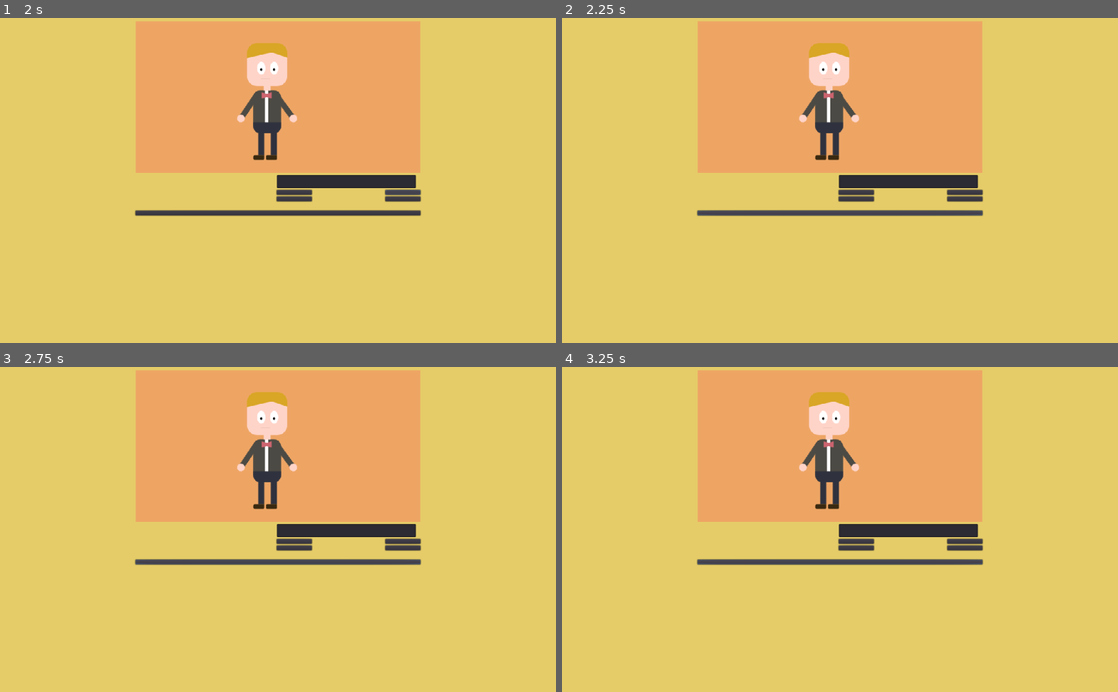
Above: before the commit, frames 1-4 (two rows, left to right).
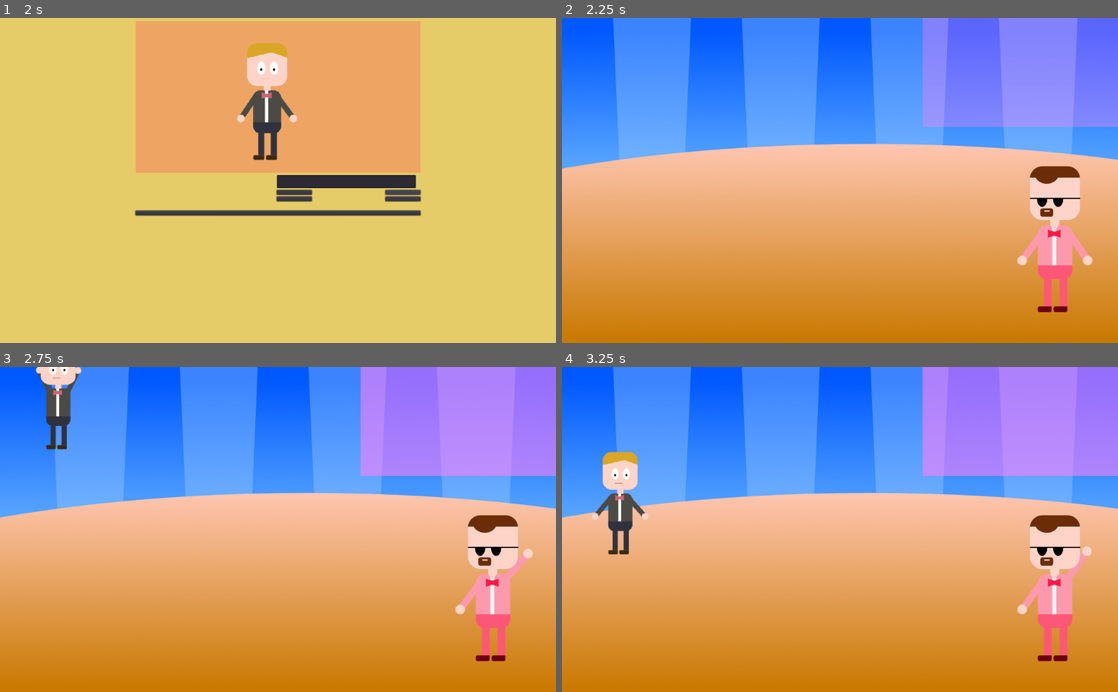
Above: after the commit, the same moments.

Repository: dalton5000/No-Second-Chances
Game: Godot game, scene res://scenes/Game.tscn
Two runs of this game, one before a commit and one after it. Both use one fixed random seed, a clock stepped at 60 frames per second and the inputs below.
Inputs (mouse positions are in pixels of both pictures, inside the frame that each line leads up to):
- Up to frame 1 (2 s): click "<" at 0.5 s; click ">" at 1.25 s
- Up to frame 2 (2.25 s): click "Start!" at 2 s
- Up to frame 3 (2.75 s): no input
- Up to frame 4 (3.25 s): click (840, 562) at 2.75 s, where only the run before the commit has a clickable "Start!"

Frame 1 is identical in both runs. In frame 2, 100% of the frame differs, in the area x 0-100%, y 0-100%; in frame 3, 100%; in frame 4, 100%.

Commit message:
work

Diff:
--- a/assets/theme.tres
+++ b/assets/theme.tres
@@ -5,7 +5,7 @@
 [sub_resource type="DynamicFont" id=1]
 size = 28
 outline_size = 2
-outline_color = Color( 0, 0.32549, 0.517647, 1 )
+outline_color = Color( 0.0235294, 0.0313726, 0.25098, 1 )
 use_mipmaps = true
 use_filter = true
 font_data = ExtResource( 1 )
--- /dev/null
+++ b/autoload/data.gd
@@ -0,0 +1,34 @@
+extends Node
+
+
+var questions = [
+	"Which Character did not appear in Super Mario Kart?",
+	"Which Character did not appear in Super Mario Kart?",
+	"Which Character did not appear in Super Mario Kart?",
+
+	"Which Character did not appear in Super Mario Kart?",
+	"Which Character did not appear in Super Mario Kart?",
+	"Which Character did not appear in Super Mario Kart?",
+
+	"Which Character did not appear in Super Mario Kart?",
+	"Which Character did not appear in Super Mario Kart?",
+	"Which Character did not appear in Super Mario Kart?",
+
+	"Which Character did not appear in Super Mario Kart?",
+]
+
+var answers = [
+	["Peach", "Toad", "Daisy", "Koopa Troopa",2],
+	["Peach", "Toad", "Daisy", "Koopa Troopa",2],
+	["Peach", "Toad", "Daisy", "Koopa Troopa",2],
+
+	["Peach", "Toad", "Daisy", "Koopa Troopa",2],
+	["Peach", "Toad", "Daisy", "Koopa Troopa",2],
+	["Peach", "Toad", "Daisy", "Koopa Troopa",2],
+
+	["Peach", "Toad", "Daisy", "Koopa Troopa",2],
+	["Peach", "Toad", "Daisy", "Koopa Troopa",2],
+	["Peach", "Toad", "Daisy", "Koopa Troopa",2],
+
+	["Peach", "Toad", "Daisy", "Koopa Troopa",2],
+]
--- a/scenes/Game.gd
+++ b/scenes/Game.gd
@@ -1,11 +1,85 @@
 extends Node2D
 
+signal speech_complete
+
+var current_question = 0
+
+onready var actors = $GameLayer/Stage/Actors.get_children()
+onready var speech_label = $GameLayer/HUD/SpeechPanel/Label
+onready var speech_tween = $GameLayer/HUD/SpeechPanel/Tween
+onready var speech_timer  = $GameLayer/HUD/SpeechPanel/SpeechTimer
+
 func _ready():
-	spawn_actors()
+	speech_label.text = ""
+	$GameLayer/Stage.hide()
+	$GameLayer/HUD.hide()
+	$CreatorLayer/CharacterCreator.show()
+	$GameLayer/HUD/SpeechPanel.modulate = Color.transparent
 
 func spawn_actors():
 	for actor in $GameLayer/Stage/Actors.get_children():
 		actor.get_node("Body").position.y = -1000
-	for actor in $GameLayer/Stage/Actors.get_children():
-		actor.fall()
+		actor.show_name(true)
+
+	$GameLayer/Stage/Actors.get_children()[0].fall()
+
+
+func _on_CharacterCreator_finished():
+	actors[0].read_from_string(	$CreatorLayer/CharacterCreator.create_character_string())
+	$CreatorLayer/CharacterCreator.hide()
+	spawn_actors()
+	$GameLayer/Stage.show()
+	$GameLayer/HUD.show()
+	say("Hello and Welcome to\n\"No Second Chances\"!",5.0)
+	$GameLayer/Stage/Showmaster.get_node("BaseAnimations").play("Wave")
+	yield(self,"speech_complete")
+	actors[0].get_node("BaseAnimations").play("Wave")
+	say("The quizshow without mercy!\nLet's see who will be your opponents",4.0)
+	yield(self,"speech_complete")
+	for actor in [1,2,3]:
+		actors[actor].fall()
 		yield(get_tree().create_timer(1.0), "timeout")
+	say("Welcome Dings, Bums und Otto!")
+	yield(self,"speech_complete")
+	for actor in [1,2,3]:
+		actors[actor].get_node("BaseAnimations").play("Wave")
+	say("Here are the Rules:")
+	yield(self,"speech_complete")
+	say("Let's go!")
+	$GameLayer/HUD/QuestionAnim.play("SlideIn")
+	yield($GameLayer/HUD/QuestionAnim,"animation_finished")
+	$GameLayer/HUD/QuestionAnim.play("ShowQuestion")
+
+
+
+
+
+func say(text, wait_time = 3.0):
+	speech_label.text = ""
+	speech_timer.wait_time =  wait_time
+	speech_label.percent_visible = 0.0
+	$GameLayer/HUD/SpeechPanel/HideTimer.stop()
+
+	if $GameLayer/HUD/SpeechPanel.modulate != Color.white:
+		speech_tween.interpolate_property($GameLayer/HUD/SpeechPanel, "modulate", $GameLayer/HUD/SpeechPanel.modulate,Color.white, 0.3,Tween.TRANS_LINEAR,Tween.EASE_IN)
+
+#	if speech_label.percent_visible > 0.0:
+#		speech_tween.interpolate_property(speech_label,"percent_visible", 1.0, 0.0,0.3,Tween.TRANS_LINEAR,Tween.EASE_IN)
+	speech_tween.start()
+	yield(speech_tween,"tween_all_completed")
+	speech_label.text= text
+	speech_tween.interpolate_property(speech_label,"percent_visible", 0.0, 1.0,0.5,Tween.TRANS_LINEAR,Tween.EASE_IN)
+	speech_tween.start()
+	yield(speech_tween,"tween_all_completed")
+	speech_timer.start()
+
+
+func _on_SpeechTimer_timeout():
+	$GameLayer/HUD/SpeechPanel/HideTimer.start()
+	emit_signal("speech_complete")
+
+func _on_HideTimer_timeout():
+	if $GameLayer/HUD/SpeechPanel.modulate != Color.transparent:
+		speech_tween.interpolate_property($GameLayer/HUD/SpeechPanel, "modulate", $GameLayer/HUD/SpeechPanel.modulate,Color.transparent, 0.3,Tween.TRANS_LINEAR,Tween.EASE_IN)
+		speech_tween.start()
+#		yield(speech_tween,"tween_all_completed")
--- a/scenes/Game.tscn
+++ b/scenes/Game.tscn
@@ -1,13 +1,138 @@
-[gd_scene load_steps=7 format=2]
+[gd_scene load_steps=12 format=2]
 
 [ext_resource path="res://scenes/Game.gd" type="Script" id=1]
 [ext_resource path="res://scenes/actor/Actor.tscn" type="PackedScene" id=2]
 [ext_resource path="res://scenes/hud/CharacterCreator.gd" type="Script" id=3]
 [ext_resource path="res://assets/theme.tres" type="Theme" id=4]
 [ext_resource path="res://scenes/actor/Showmaster.tscn" type="PackedScene" id=5]
+[ext_resource path="res://assets/stage/stage.png" type="Texture" id=6]
 
 [sub_resource type="StyleBoxFlat" id=1]
 bg_color = Color( 1, 0.352941, 0.352941, 0.341176 )
+
+[sub_resource type="StyleBoxFlat" id=2]
+content_margin_left = 10.0
+content_margin_right = 10.0
+content_margin_top = 10.0
+content_margin_bottom = 10.0
+bg_color = Color( 1, 0.498039, 0.980392, 0.584314 )
+
+[sub_resource type="Animation" id=3]
+resource_name = "Fall"
+step = 0.05
+tracks/0/type = "value"
+tracks/0/path = NodePath("QuestionPanel:rect_rotation")
+tracks/0/interp = 2
+tracks/0/loop_wrap = true
+tracks/0/imported = false
+tracks/0/enabled = true
+tracks/0/keys = {
+"times": PoolRealArray( 0, 0.2 ),
+"transitions": PoolRealArray( 1, 1 ),
+"update": 0,
+"values": [ 0.0, 9.4 ]
+}
+tracks/1/type = "value"
+tracks/1/path = NodePath("QuestionPanel:rect_position")
+tracks/1/interp = 2
+tracks/1/loop_wrap = true
+tracks/1/imported = false
+tracks/1/enabled = true
+tracks/1/keys = {
+"times": PoolRealArray( 0.3, 0.55 ),
+"transitions": PoolRealArray( 1, 1 ),
+"update": 0,
+"values": [ Vector2( 30, 382 ), Vector2( 30, 700 ) ]
+}
+tracks/2/type = "value"
+tracks/2/path = NodePath("QuestionPanel:modulate")
+tracks/2/interp = 1
+tracks/2/loop_wrap = true
+tracks/2/imported = false
+tracks/2/enabled = true
+tracks/2/keys = {
+"times": PoolRealArray( 0, 0.25 ),
+"transitions": PoolRealArray( 1, 1 ),
+"update": 0,
+"values": [ Color( 1, 1, 1, 1 ), Color( 1, 0.0156863, 0.0156863, 1 ) ]
+}
+
+[sub_resource type="Animation" id=4]
+resource_name = "ShowQuestion"
+length = 2.0
+tracks/0/type = "bezier"
+tracks/0/path = NodePath("QuestionPanel/VBoxContainer/Label:percent_visible")
+tracks/0/interp = 1
+tracks/0/loop_wrap = true
+tracks/0/imported = false
+tracks/0/enabled = true
+tracks/0/keys = {
+"points": PoolRealArray( 0, -0.25, 0, 0.25, 0, 1, -0.25, 0, 0.25, 0 ),
+"times": PoolRealArray( 0, 0.3 )
+}
+tracks/1/type = "value"
+tracks/1/path = NodePath("QuestionPanel/VBoxContainer/HBoxContainer/Button:modulate")
+tracks/1/interp = 1
+tracks/1/loop_wrap = true
+tracks/1/imported = false
+tracks/1/enabled = true
+tracks/1/keys = {
+"times": PoolRealArray( 0.3, 0.5 ),
+"transitions": PoolRealArray( 1, 1 ),
+"update": 0,
+"values": [ Color( 1, 1, 1, 0 ), Color( 1, 1, 1, 1 ) ]
+}
+tracks/2/type = "value"
+tracks/2/path = NodePath("QuestionPanel/VBoxContainer/HBoxContainer/Button2:modulate")
+tracks/2/interp = 1
+tracks/2/loop_wrap = true
+tracks/2/imported = false
+tracks/2/enabled = true
+tracks/2/keys = {
+"times": PoolRealArray( 0.5, 0.7 ),
+"transitions": PoolRealArray( 1, 1 ),
+"update": 0,
+"values": [ Color( 1, 1, 1, 0 ), Color( 1, 1, 1, 1 ) ]
+}
+tracks/3/type = "value"
+tracks/3/path = NodePath("QuestionPanel/VBoxContainer/HBoxContainer2/Button:modulate")
+tracks/3/interp = 1
+tracks/3/loop_wrap = true
+tracks/3/imported = false
+tracks/3/enabled = true
+tracks/3/keys = {
+"times": PoolRealArray( 0.7, 0.9 ),
+"transitions": PoolRealArray( 1, 1 ),
+"update": 0,
+"values": [ Color( 1, 1, 1, 0 ), Color( 1, 1, 1, 1 ) ]
+}
+tracks/4/type = "value"
+tracks/4/path = NodePath("QuestionPanel/VBoxContainer/HBoxContainer2/Button2:modulate")
+tracks/4/interp = 1
+tracks/4/loop_wrap = true
+tracks/4/imported = false
+tracks/4/enabled = true
+tracks/4/keys = {
+"times": PoolRealArray( 0.9, 1.1 ),
+"transitions": PoolRealArray( 1, 1 ),
+"update": 0,
+"values": [ Color( 1, 1, 1, 0 ), Color( 1, 1, 1, 1 ) ]
+}
+
+[sub_resource type="Animation" id=5]
+resource_name = "SlideIn"
+tracks/0/type = "value"
+tracks/0/path = NodePath("QuestionPanel:rect_position")
+tracks/0/interp = 1
+tracks/0/loop_wrap = true
+tracks/0/imported = false
+tracks/0/enabled = true
+tracks/0/keys = {
+"times": PoolRealArray( 0, 0.3, 0.4 ),
+"transitions": PoolRealArray( 1, 1, 1 ),
+"update": 0,
+"values": [ Vector2( -800, 382 ), Vector2( 100, 382 ), Vector2( 30, 382 ) ]
+}
 
 [node name="Game" type="Node2D"]
 script = ExtResource( 1 )
@@ -86,6 +211,7 @@
 margin_bottom = 53.0
 rect_min_size = Vector2( 256, 24 )
 text = "Anonymous"
+max_length = 10
 
 [node name="HeadRow" type="HBoxContainer" parent="CreatorLayer/CharacterCreator/VBoxContainer"]
 margin_top = 388.0
@@ -173,21 +299,152 @@
 [node name="GameLayer" type="CanvasLayer" parent="."]
 
 [node name="Stage" type="Node2D" parent="GameLayer"]
-visible = false
+
+[node name="stage" type="Sprite" parent="GameLayer/Stage"]
+texture = ExtResource( 6 )
+centered = false
+__meta__ = {
+"_edit_lock_": true
+}
 
 [node name="Actors" type="Node2D" parent="GameLayer/Stage"]
+scale = Vector2( 0.7, 0.7 )
 
 [node name="Actor" parent="GameLayer/Stage/Actors" instance=ExtResource( 2 )]
-position = Vector2( 96, 456 )
+position = Vector2( 153.143, 478.857 )
 
 [node name="Actor2" parent="GameLayer/Stage/Actors" instance=ExtResource( 2 )]
-position = Vector2( 232, 456 )
+position = Vector2( 363.429, 478.857 )
 
 [node name="Actor3" parent="GameLayer/Stage/Actors" instance=ExtResource( 2 )]
-position = Vector2( 376, 456 )
+position = Vector2( 581.714, 478.857 )
 
 [node name="Actor4" parent="GameLayer/Stage/Actors" instance=ExtResource( 2 )]
-position = Vector2( 528, 456 )
+position = Vector2( 825.143, 478.857 )
 
 [node name="Showmaster" parent="GameLayer/Stage" instance=ExtResource( 5 )]
-position = Vector2( 867.917, 450.283 )
+position = Vector2( 907.917, 528.283 )
+
+[node name="HUD" type="Control" parent="GameLayer"]
+anchor_right = 1.0
+anchor_bottom = 1.0
+theme = ExtResource( 4 )
+__meta__ = {
+"_edit_use_anchors_": false
+}
+
+[node name="QuestionPanel" type="PanelContainer" parent="GameLayer/HUD"]
+anchor_top = 1.0
+anchor_bottom = 1.0
+margin_left = -800.0
+margin_top = -218.0
+margin_right = -56.0001
+margin_bottom = -25.0
+theme = ExtResource( 4 )
+__meta__ = {
+"_edit_use_anchors_": false
+}
+
+[node name="VBoxContainer" type="VBoxContainer" parent="GameLayer/HUD/QuestionPanel"]
+margin_left = 7.0
+margin_top = 7.0
+margin_right = 737.0
+margin_bottom = 186.0
+
+[node name="Label" type="Label" parent="GameLayer/HUD/QuestionPanel/VBoxContainer"]
+margin_right = 730.0
+margin_bottom = 43.0
+text = "Which character was not playable in Super Mario Kart?"
+percent_visible = 0.0
+
+[node name="HBoxContainer" type="HBoxContainer" parent="GameLayer/HUD/QuestionPanel/VBoxContainer"]
+margin_top = 47.0
+margin_right = 730.0
+margin_bottom = 111.0
+alignment = 1
+
+[node name="Button" type="Button" parent="GameLayer/HUD/QuestionPanel/VBoxContainer/HBoxContainer"]
+modulate = Color( 1, 1, 1, 0 )
+margin_left = 107.0
+margin_right = 363.0
+margin_bottom = 64.0
+rect_min_size = Vector2( 256, 64 )
+focus_mode = 0
+enabled_focus_mode = 0
+text = "1) Koopa Troopa"
+
+[node name="Button2" type="Button" parent="GameLayer/HUD/QuestionPanel/VBoxContainer/HBoxContainer"]
+modulate = Color( 1, 1, 1, 0 )
+margin_left = 367.0
+margin_right = 623.0
+margin_bottom = 64.0
+rect_min_size = Vector2( 256, 64 )
+focus_mode = 0
+enabled_focus_mode = 0
+text = "2) Daisy"
+
+[node name="HBoxContainer2" type="HBoxContainer" parent="GameLayer/HUD/QuestionPanel/VBoxContainer"]
+margin_top = 115.0
+margin_right = 730.0
+margin_bottom = 179.0
+alignment = 1
+
+[node name="Button" type="Button" parent="GameLayer/HUD/QuestionPanel/VBoxContainer/HBoxContainer2"]
+modulate = Color( 1, 1, 1, 0 )
+margin_left = 107.0
+margin_right = 363.0
+margin_bottom = 64.0
+rect_min_size = Vector2( 256, 64 )
+focus_mode = 0
+enabled_focus_mode = 0
+text = "3) Peach"
+
+[node name="Button2" type="Button" parent="GameLayer/HUD/QuestionPanel/VBoxContainer/HBoxContainer2"]
+modulate = Color( 1, 1, 1, 0 )
+margin_left = 367.0
+margin_right = 623.0
+margin_bottom = 64.0
+rect_min_size = Vector2( 256, 64 )
+focus_mode = 0
+enabled_focus_mode = 0
+text = "4) Toad"
+
+[node name="SpeechPanel" type="PanelContainer" parent="GameLayer/HUD"]
+anchor_left = 1.0
+anchor_right = 1.0
+margin_left = -360.0
+margin_bottom = 201.0
+custom_styles/panel = SubResource( 2 )
+__meta__ = {
+"_edit_use_anchors_": false
+}
+
+[node name="Label" type="Label" parent="GameLayer/HUD/SpeechPanel"]
+margin_left = 10.0
+margin_top = 10.0
+margin_right = 350.0
+margin_bottom = 191.0
+size_flags_horizontal = 3
+size_flags_vertical = 7
+text = "pok"
+autowrap = true
+percent_visible = 0.0
+
+[node name="Tween" type="Tween" parent="GameLayer/HUD/SpeechPanel"]
+
+[node name="SpeechTimer" type="Timer" parent="GameLayer/HUD/SpeechPanel"]
+wait_time = 2.0
+one_shot = true
+
+[node name="HideTimer" type="Timer" parent="GameLayer/HUD/SpeechPanel"]
+wait_time = 2.0
+one_shot = true
+
+[node name="QuestionAnim" type="AnimationPlayer" parent="GameLayer/HUD"]
+anims/Fall = SubResource( 3 )
+anims/ShowQuestion = SubResource( 4 )
+anims/SlideIn = SubResource( 5 )
+[connection signal="finished" from="CreatorLayer/CharacterCreator" to="." method="_on_CharacterCreator_finished"]
+[connection signal="pressed" from="CreatorLayer/CharacterCreator/VBoxContainer/Button" to="CreatorLayer/CharacterCreator" method="_on_Button_pressed"]
+[connection signal="timeout" from="GameLayer/HUD/SpeechPanel/SpeechTimer" to="." method="_on_SpeechTimer_timeout"]
+[connection signal="timeout" from="GameLayer/HUD/SpeechPanel/HideTimer" to="." method="_on_HideTimer_timeout"]
--- a/scenes/actor/Actor.gd
+++ b/scenes/actor/Actor.gd
@@ -15,12 +15,27 @@
 var leg_map = [0,3,1,2,1,1,1,0,4,4,4,4,4,4,4,4,0,0,0,0,0,0,0,0,0]
 var uni_bodies = [0,1,2,3,4,5,6,7]
 
+var player_name = "Anonymous" setget set_player_name
+onready var name_label = $Body/NameLabel
 var dark = false setget set_dark
 
 func _ready():
 	pass
 #	$Body/Head/Sprite.frame = head_frame
 #	$Body/Sprite.frame = body_frame + int(dark)
+
+func read_from_string(string):
+	var s = string.split(",")
+	set_player_name(s[0])
+	set_head_frame(int(s[1]))
+	set_body_frame(int(s[2]))
+
+func set_player_name(n):
+	name_label.text = n
+	player_name = n
+
+func show_name(vis):
+	name_label.visible = vis
 
 func set_head_frame(f):
 	head_frame = f
--- a/scenes/actor/Actor.tscn
+++ b/scenes/actor/Actor.tscn
@@ -1,7 +1,13 @@
-[gd_scene load_steps=4 format=2]
+[gd_scene load_steps=7 format=2]
 
 [ext_resource path="res://assets/characters/Nosecondchances.png" type="Texture" id=1]
 [ext_resource path="res://scenes/actor/Actor.gd" type="Script" id=2]
+[ext_resource path="res://assets/Fonts/JandaManateeSolid.ttf" type="DynamicFontData" id=3]
+
+[sub_resource type="DynamicFont" id=2]
+size = 32
+outline_color = Color( 1, 0.12549, 0.337255, 1 )
+font_data = ExtResource( 3 )
 
 [sub_resource type="Animation" id=1]
 resource_name = "Fall"
@@ -42,6 +48,22 @@
 "transitions": PoolRealArray( 1, 1, 1 ),
 "update": 0,
 "values": [ Vector2( 0, -1000 ), Vector2( 0, -60 ), Vector2( 0, -96 ) ]
+}
+
+[sub_resource type="Animation" id=3]
+resource_name = "Wave"
+length = 3.0
+tracks/0/type = "value"
+tracks/0/path = NodePath("Body/ArmRight:rotation_degrees")
+tracks/0/interp = 1
+tracks/0/loop_wrap = true
+tracks/0/imported = false
+tracks/0/enabled = true
+tracks/0/keys = {
+"times": PoolRealArray( 0.2, 0.5, 0.8, 1.1, 1.4, 1.9 ),
+"transitions": PoolRealArray( 1, 1, 1, 1, 1, 1 ),
+"update": 0,
+"values": [ -35.0, -151.977, -132.481, -151.977, -132.481, -35.0 ]
 }
 
 [node name="Actor" type="Node2D"]
@@ -118,5 +140,21 @@
 vframes = 10
 hframes = 16
 
+[node name="NameLabel" type="Label" parent="Body"]
+visible = false
+margin_left = -127.798
+margin_top = 112.495
+margin_right = 128.202
+margin_bottom = 162.495
+rect_min_size = Vector2( 256, 0 )
+custom_fonts/font = SubResource( 2 )
+custom_colors/font_color = Color( 1, 0.0705882, 0.341176, 1 )
+text = "NAME"
+align = 1
+__meta__ = {
+"_edit_use_anchors_": false
+}
+
 [node name="BaseAnimations" type="AnimationPlayer" parent="."]
 anims/Fall = SubResource( 1 )
+anims/Wave = SubResource( 3 )
--- a/scenes/actor/Showmaster.tscn
+++ b/scenes/actor/Showmaster.tscn
@@ -20,3 +20,6 @@
 
 [node name="Sprite" parent="Body" index="5"]
 frame = 47
+
+[node name="Sprite" parent="Body/Head" index="0"]
+frame = 15
--- a/scenes/hud/CharacterCreator.gd
+++ b/scenes/hud/CharacterCreator.gd
@@ -1,4 +1,6 @@
 extends Control
+
+signal finished
 
 const HEAD_MAX = 13
 const BODY_MAX = 15
@@ -41,7 +43,18 @@
 	else:
 		head_val += val
 
-	print(val)
-	print(head_val)
 	actor.head_frame = head_val
 	head_value_label.text = value_string % [str(head_val), str(15)]
+
+func create_character_string():
+	var string = $VBoxContainer/NameRow/LineEdit.text
+	string = string.split(",")[0] + ","
+	string = string.replace("Penis", "Funny")
+	string = string.replace("penis", "Funny")
+	string += str(head_val) + ","
+	string += str(body_val) + ","
+	return(string)
+
+
+func _on_Button_pressed():
+	emit_signal("finished")
Binary file added: assets/stage/stage.png
Not shown, added: assets/stage/stage.png.import
